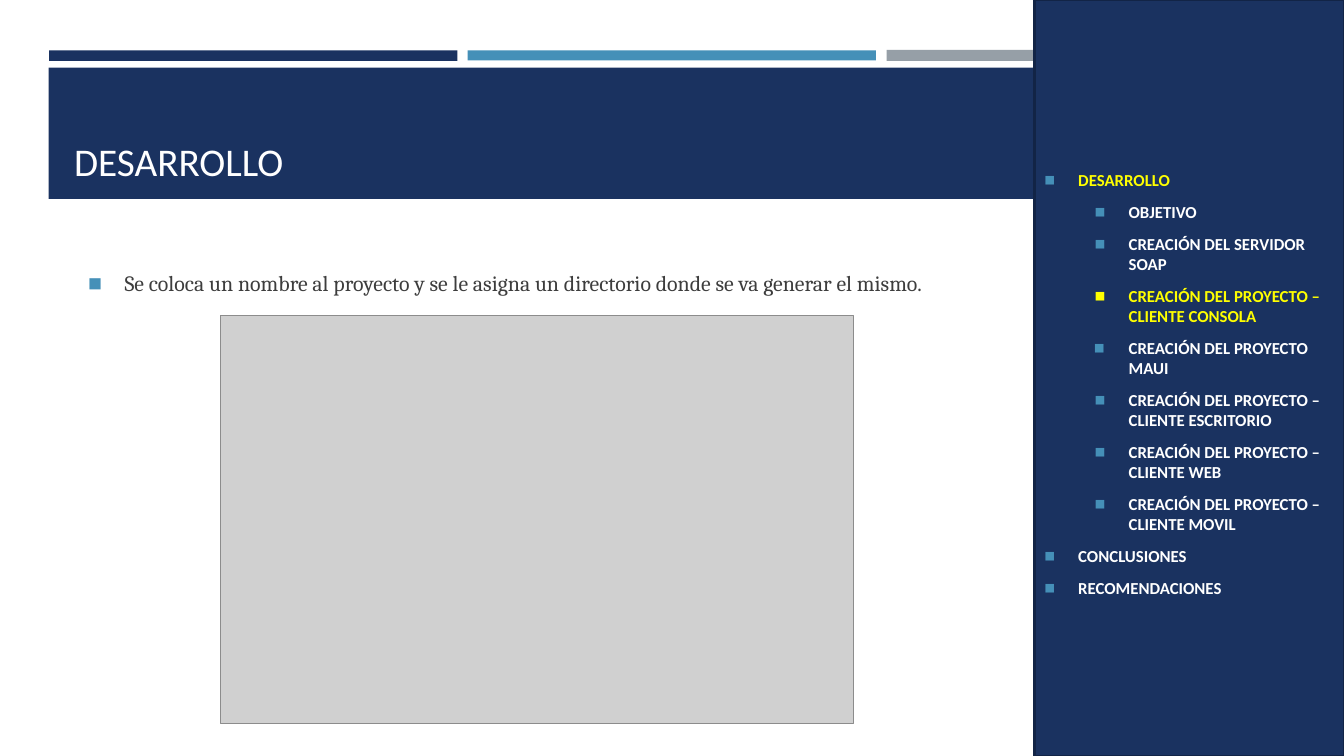
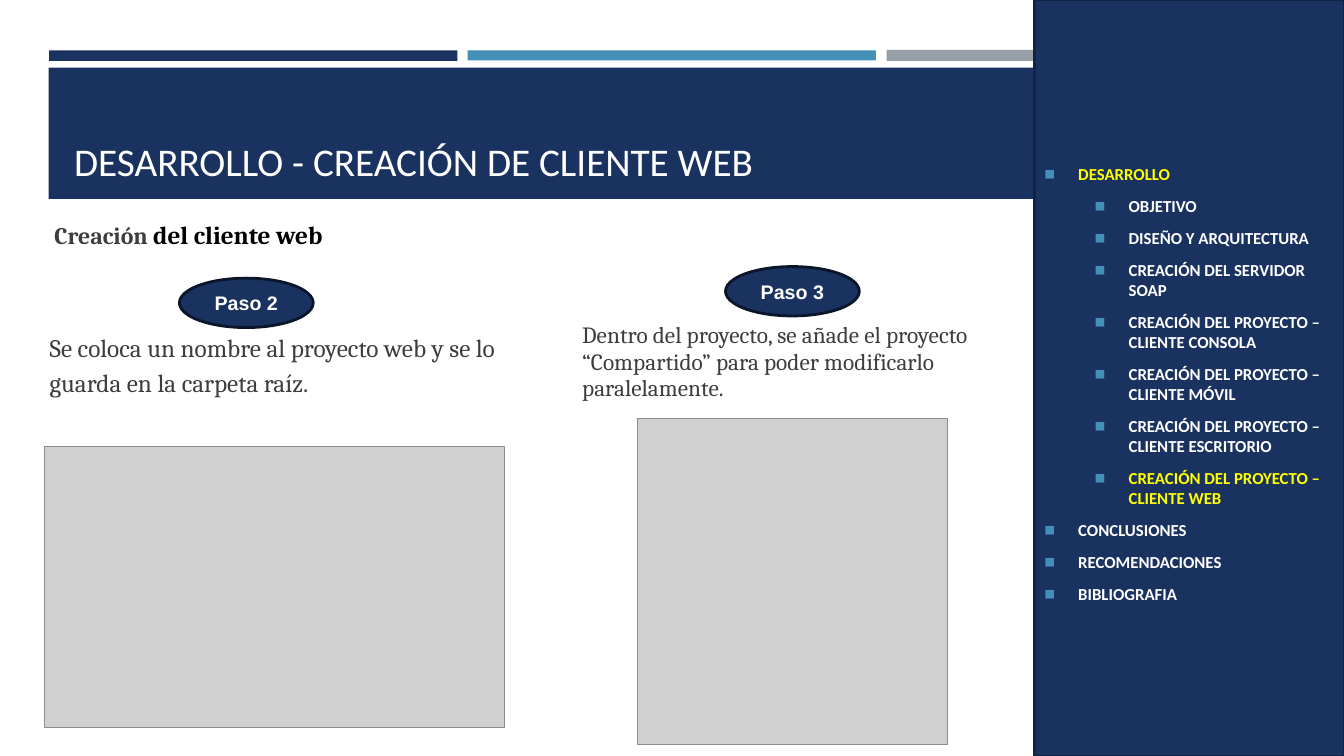
Before and after one commit to ArielGuevara/WS_TicketPremiun_DotNet_SOAP_GR5, a slide deck: slide 48 of 05. DOCUMENTACION/02. MANUAL TECNICO/PRESENTACION_SOAP_ BDD_DOTNET.pptx (slide 28 before the commit). Drawn at 1344x756 pixels with LibreOffice and Linux fonts; fonts in the diff are those of the drawing; grey boxes stand for pictures. Boxes give left, top, right and bottom in pixels: in the first picture for what was removed or moved away, otherwise in the second. Text is boxed around its words. In the diff, an @@ line names an element or a change of style, - is before the commit and + after.

```diff
--- a/05. DOCUMENTACION/02. MANUAL TECNICO/PRESENTACION_SOAP_ BDD_DOTNET.pptx
+++ b/05. DOCUMENTACION/02. MANUAL TECNICO/PRESENTACION_SOAP_ BDD_DOTNET.pptx
@@ title at (x1=74, y1=143, x2=753, y2=177): text changed @@
-DESARROLLO
+DESARROLLO - CREACIÓN DE CLIENTE WEB
@@ text added at (x1=54, y1=226, x2=322, y2=245), 18 pt, text #000000, bold @@
+Creación del cliente web
@@ text in rectangle at (x1=1129, y1=230, x2=1308, y2=246): paragraph added @@
+  ◼ DISEÑO Y ARQUITECTURA
@@ ellipse added at (x1=726, y1=266, x2=860, y2=316), fill #1A3260, outline #0B162A 2 pt, 14 pt, text #FFFFFF, bold @@
+Paso 3
@@ text removed at (x1=125, y1=276, x2=922, y2=296) @@
-◼ Se coloca un nombre al proyecto y se le asigna un directorio donde se va generar el mismo.
@@ ellipse added at (x1=179, y1=278, x2=314, y2=328), fill #1A3260, outline #0B162A 2 pt, 14 pt, text #FFFFFF, bold @@
+Paso 2
@@ picture removed at (x1=221, y1=316, x2=853, y2=724) @@
@@ text added at (x1=582, y1=327, x2=967, y2=401), 16.6 pt, text #3D3D3D @@
+Dentro del proyecto, se añade el proyecto “Compartido” para poder modificarlo paralelamente.
@@ text in rectangle at (x1=1129, y1=314, x2=1308, y2=504): text colour #FFFF00 to #FFFFFF in "CREACIÓN DEL PROYECTO – CLIENTE CONSOLA"; text colour #FFFFFF to #FFFF00 in "CREACIÓN DEL PROYECTO – CLIENTE WEB"; bullet colour #FFFF00 to #4590B8 @@
@@ text added at (x1=50, y1=339, x2=495, y2=398), 18 pt, text #3D3D3D @@
+Se coloca un nombre al proyecto web y se lo guarda en la carpeta raíz.
@@ text in rectangle at (x1=1129, y1=366, x2=1308, y2=400): text changed @@
-  ◼ CREACIÓN DEL PROYECTO MAUI
+  ◼ CREACIÓN DEL PROYECTO – CLIENTE MÓVIL
@@ picture added at (x1=638, y1=418, x2=948, y2=745) @@
@@ picture added at (x1=44, y1=447, x2=505, y2=728) @@
@@ text in rectangle at (x1=1129, y1=497, x2=1308, y2=530): paragraph removed @@
-  ◼ CREACIÓN DEL PROYECTO – CLIENTE MOVIL
@@ text in rectangle at (x1=1078, y1=589, x2=1177, y2=600): paragraph added @@
+◼ BIBLIOGRAFIA
```
Also in this commit, not shown: 25 other slides changed, 29 slides added, 55 slides removed, 1 other file.
